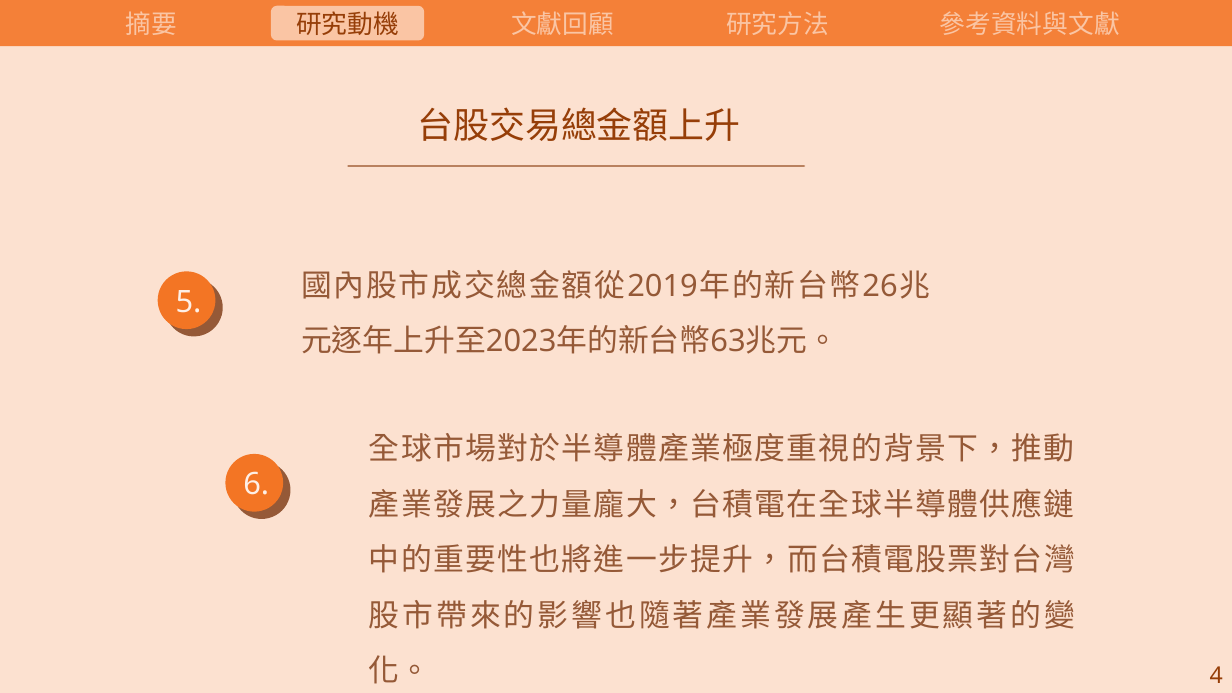
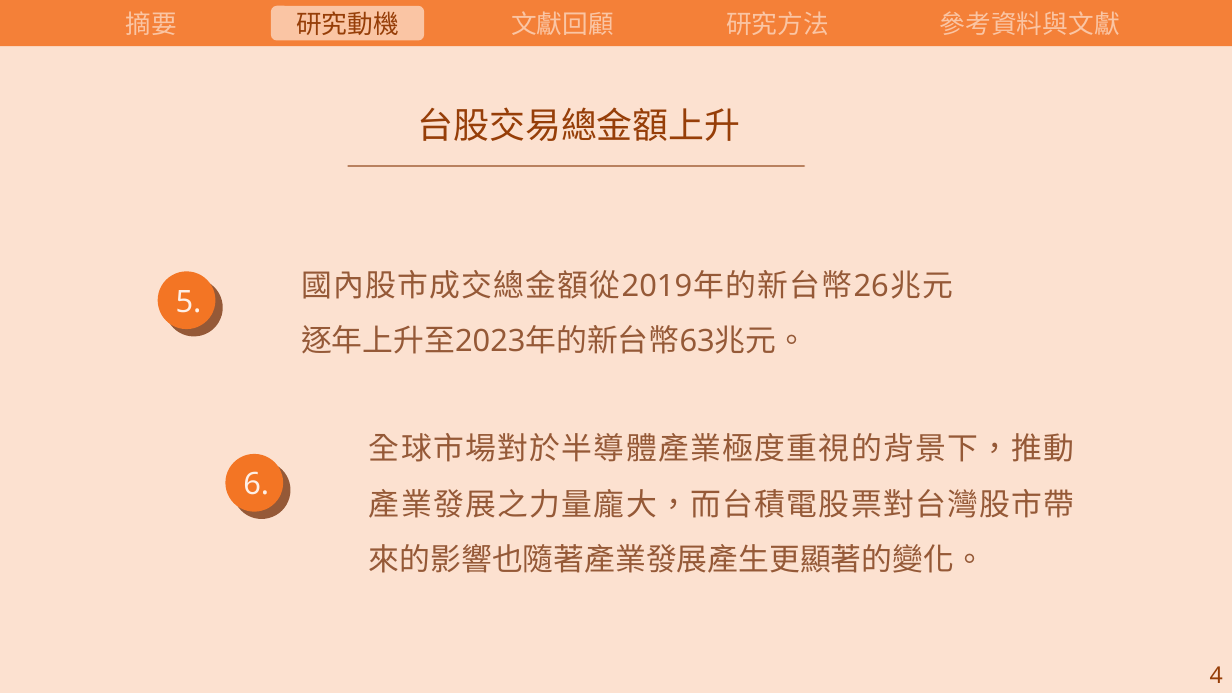
Before and after one commit to carina419/NTUST, a slide deck: slide 8 of 112-2/MI6006701 研究方法/研究方法期末報告.pptx. Drawn at 1232x693 pixels with LibreOffice and Linux fonts; fonts in the diff are those of the drawing. Boxes give left, top, right and bottom in pixels: in the first picture for what was removed or moved away, otherwise in the second. Text is boxed around its words. In the diff, an @@ line names an element or a change of style, - is before the commit and + after.

```diff
--- a/112-2/MI6006701 研究方法/研究方法期末報告.pptx
+++ b/112-2/MI6006701 研究方法/研究方法期末報告.pptx
@@ text "國內股市成交總金額從2019年的新台幣26兆元逐年上升至2023年的新台幣63兆元。" rewrapped from box(301, 270, 930, 354) to box(301, 270, 953, 354) @@
@@ text at box(369, 433, 1075, 573): text changed @@
-全球市場對於半導體產業極度重視的背景下，推動產業發展之力量龐大，台積電在全球半導體供應鏈中的重要性也將進一步提升，而台積電股票對台灣股市帶來的影響也隨著產業發展產生更顯著的變化。
+全球市場對於半導體產業極度重視的背景下，推動產業發展之力量龐大，而台積電股票對台灣股市帶來的影響也隨著產業發展產生更顯著的變化。
```
Also in this commit, not shown: 9 other slides changed, 6 slides added, 17 slides removed, 1 other file.
